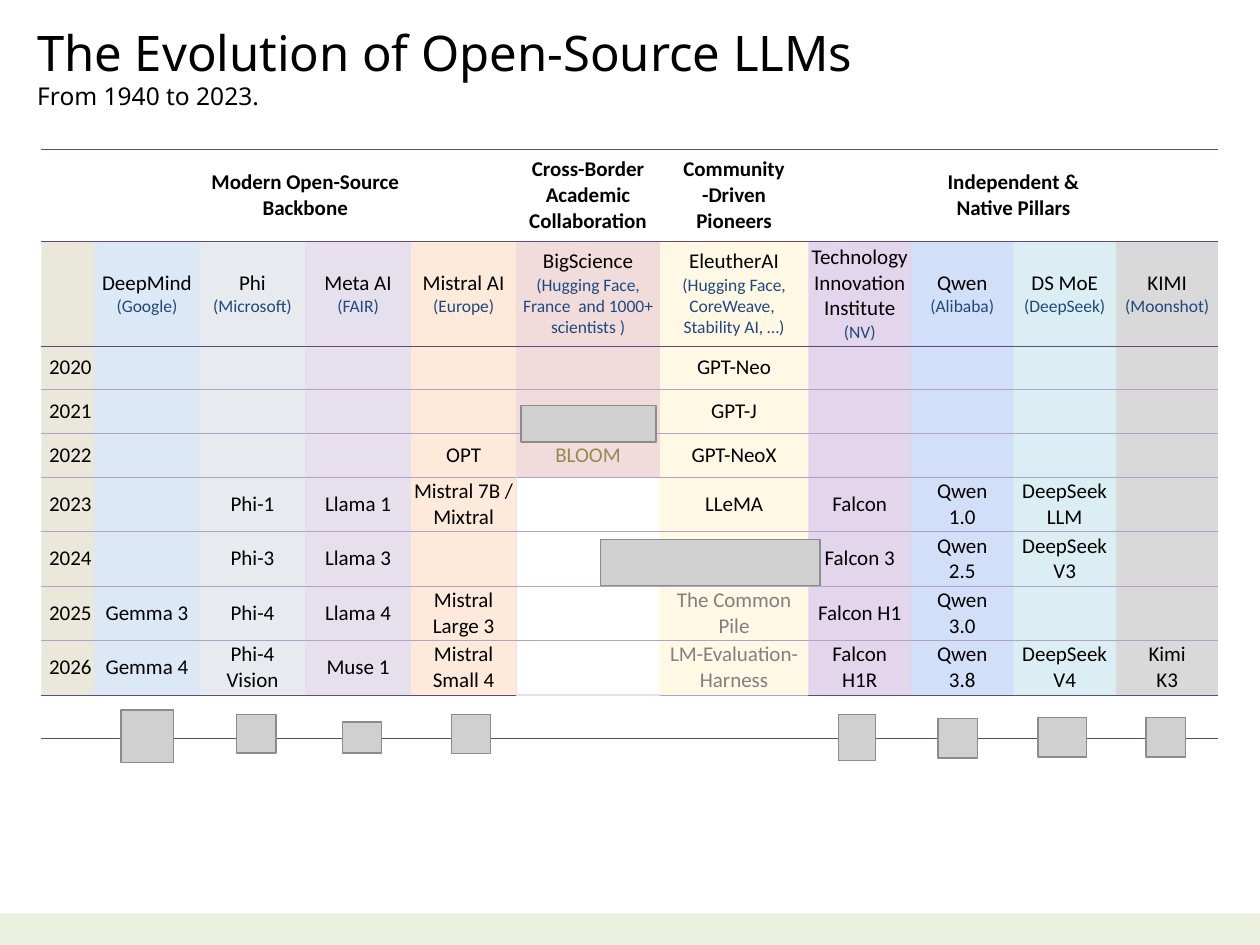
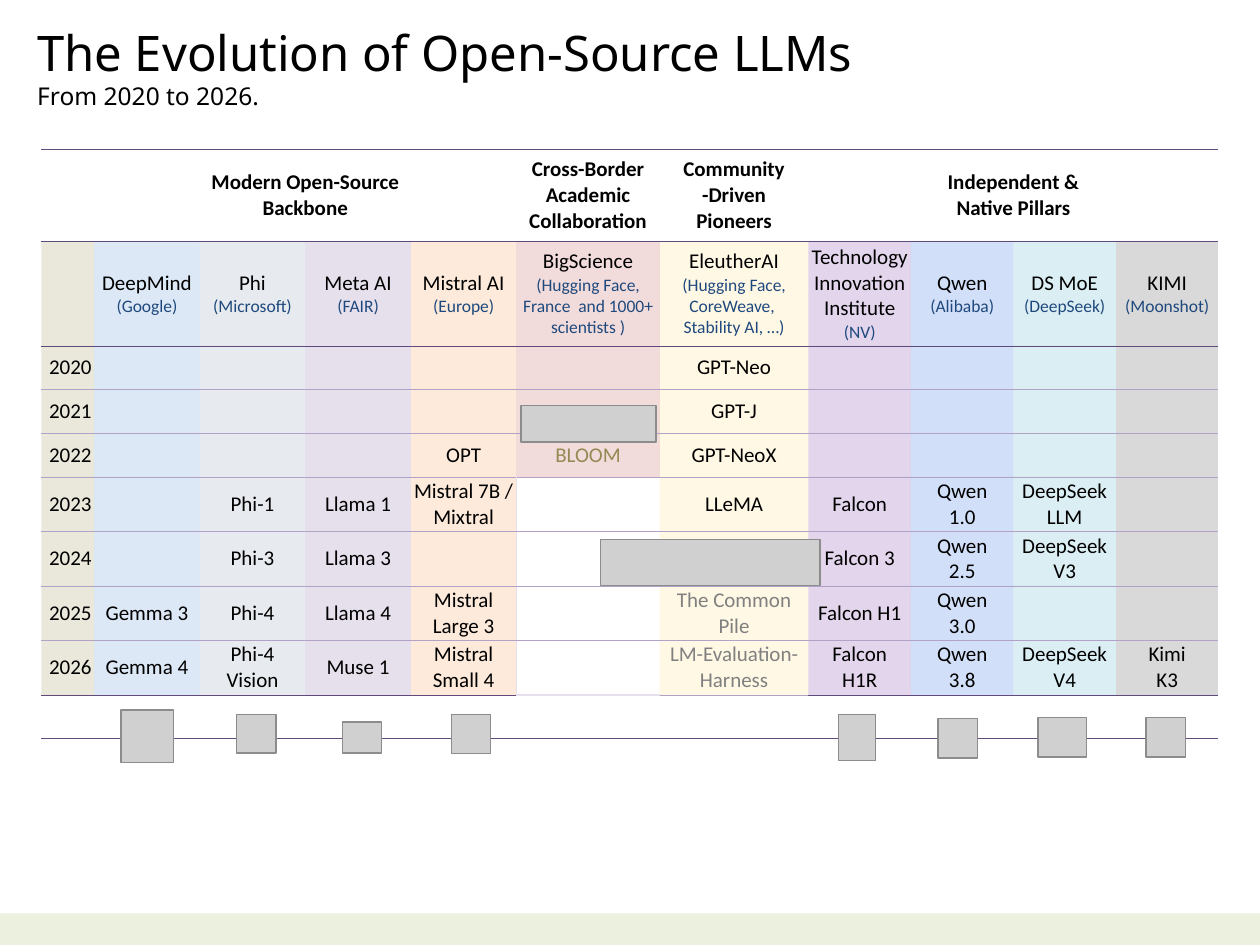
Before and after one commit to navibator/crazy-ai, a slide deck: slide 49 of ai.pptx. Drawn at 1260x945 pixels with LibreOffice and Linux fonts; fonts in the diff are those of the drawing; grey boxes stand for pictures. Boxes give left, top, right and bottom in pixels: in the first picture for what was removed or moved away, otherwise in the second. Text is boxed around its words. In the diff, an @@ line names an element or a change of style, - is before the commit and + after.

```diff
--- a/ai.pptx
+++ b/ai.pptx
@@ text at (37, 87, 259, 106): text changed @@
-From 1940 to 2023.
+From 2020 to 2026.
```
Also in this commit, not shown: 5 other slides changed.
